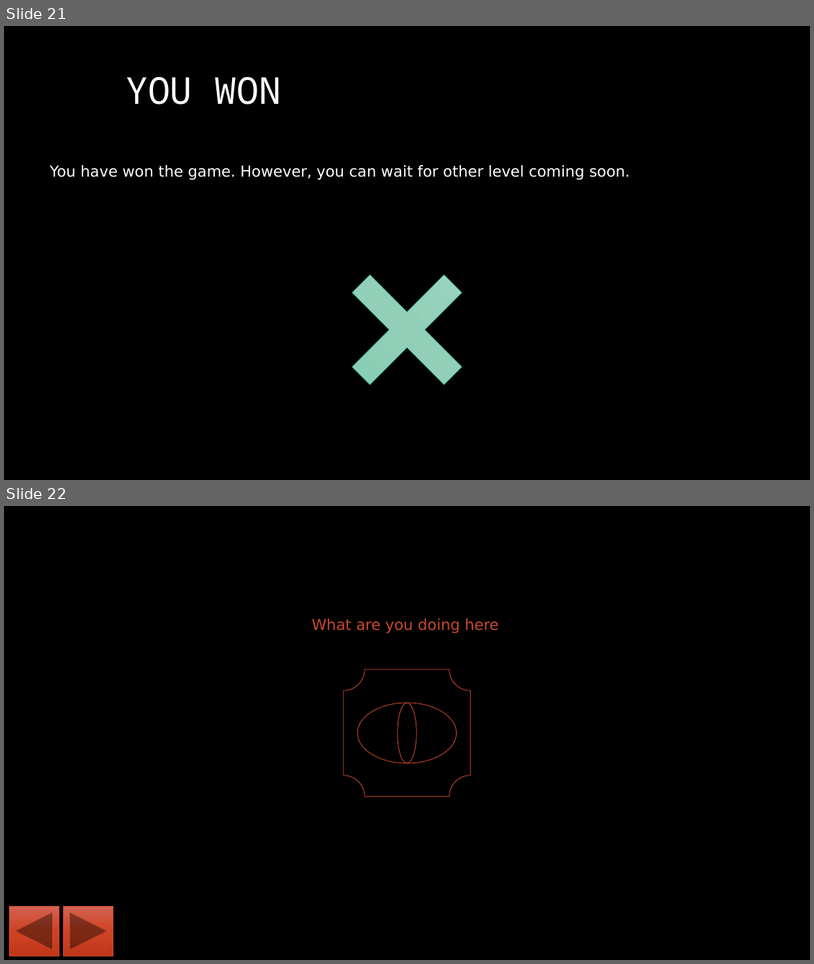
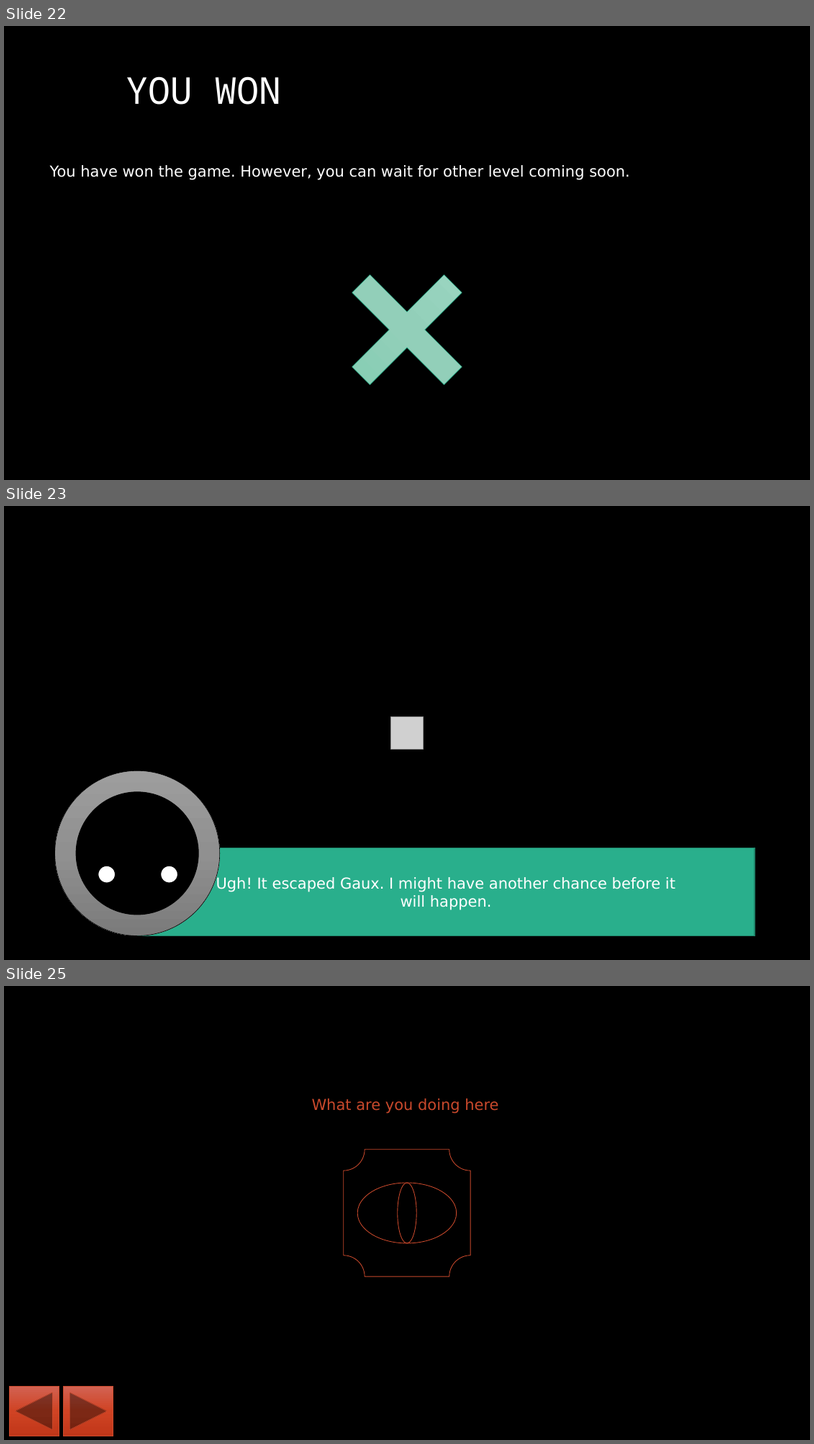
Before and after one commit to unlisted2023/virtual, a slide deck: virtual.pptx. Shown one above the other, each under a label of ours: slides 21 and 22 before the commit, slides 22, 23 and 25 after it; the slides between them are not shown. The pictures are 814x964 and 814x1444 pixels, drawn with LibreOffice and Linux fonts; fonts in the diff are those of the drawing; grey boxes stand for pictures. Boxes give left, top, right and bottom in pixels: in the first picture for what was removed or moved away, otherwise in the second. Text is boxed around its words. In the diff, an @@ line names an element or a change of style, - is before the commit and + after.

```diff
--- a/virtual.pptx
+++ b/virtual.pptx
@@ slide 23 added at <box>4,506,810,960</box>, background #000000 @@
@@ picture added at <box>391,716,423,749</box> @@
@@ ellipse added at <box>55,770,220,936</box>, fill gradient #9D9D9D to #909090 to #7C7C7C, outline #000000 0.5 pt @@
@@ ellipse added at <box>76,792,198,914</box>, fill #000000, outline #000000 1 pt @@
@@ rectangle added at <box>137,848,755,936</box>, fill #29AF8C, outline #1E8168 1 pt, 18 pt, text #FFFFFF @@
+Ugh! It escaped Gaux. I might have another chance before it
+will happen.
@@ ellipse added at <box>98,865,116,883</box>, fill #FFFFFF, outline #000000 1 pt @@
@@ ellipse added at <box>161,865,178,883</box>, fill #FFFFFF, outline #000000 1 pt @@
@@ what was slide 21 is now slide 22 @@
@@ what was slide 22 is now slide 25 @@
```
Also in this commit, not shown: 3 slides changed, 2 other slides added, 1 slide removed.
